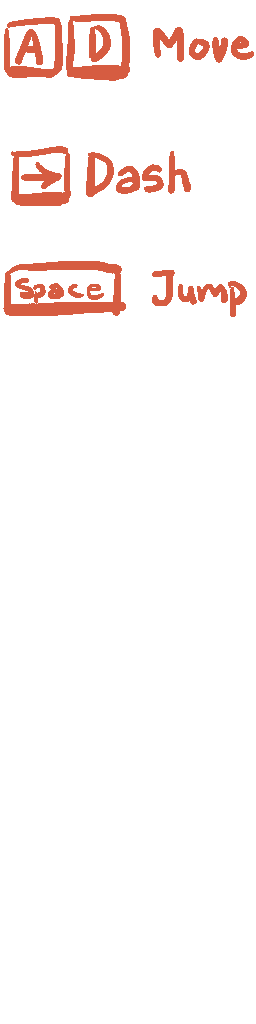
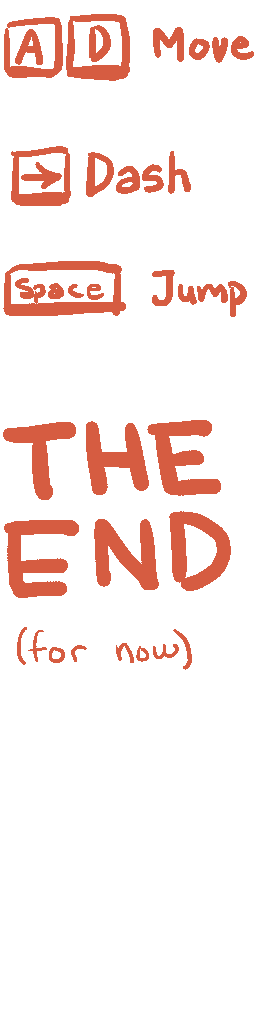
Before/after of a (256, 1024) layered artwork. What changed in the layer stack:
painted on "Paint Layer 1" over [3, 420, 231, 670]
